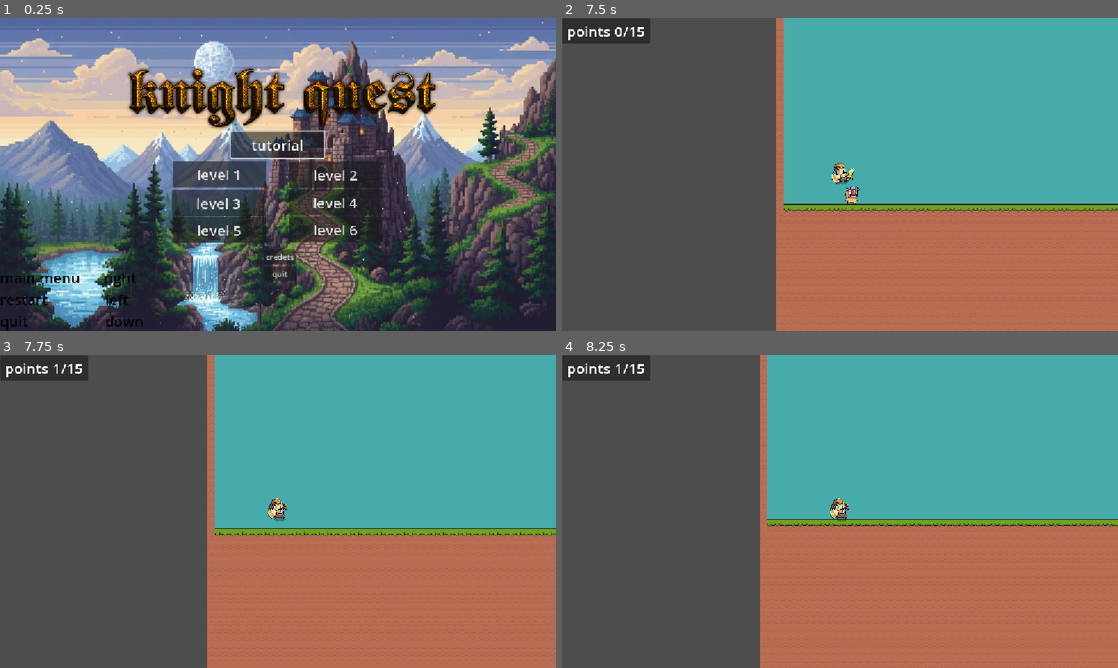
Above: before the commit, frames 1-4 (two rows, left to right).
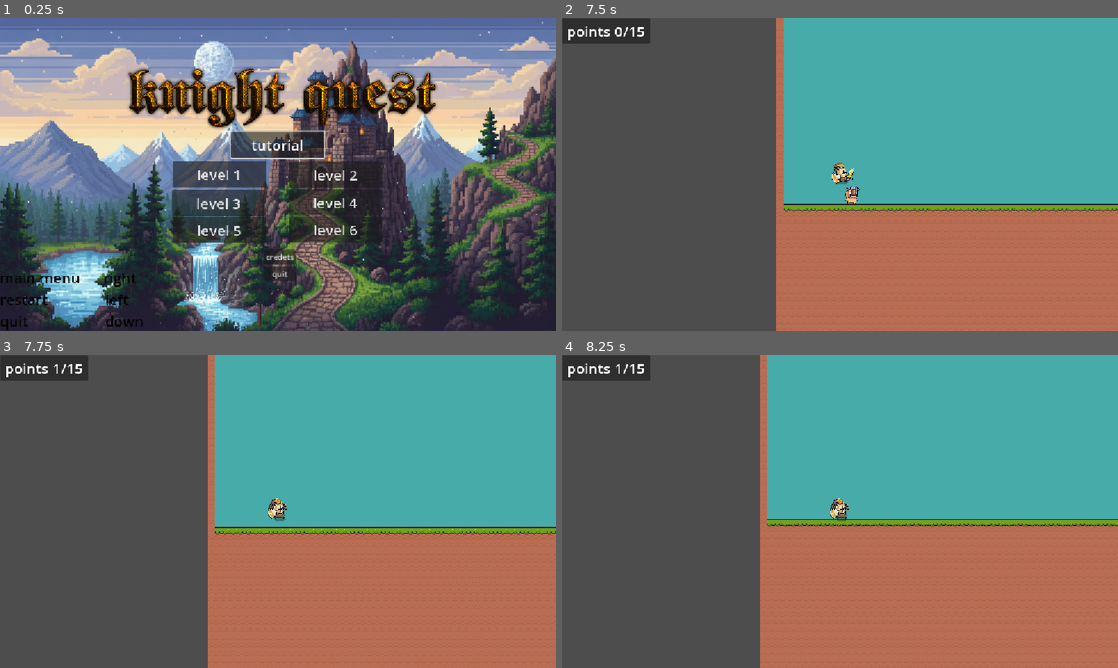
Above: after the commit, the same moments.

Repository: vandohman7/vans-first-game
Game: Godot game, scene res://scenes/main_menu.tscn
Same seed, same stepped clock (60 frames per second), same inputs: the game is played once before the commit and once after it.
Inputs:
- Up to frame 1 (0.25 s): no input
- Up to frame 2 (7.5 s): click "level 1" at 0.5 s; hold D (right) 1.28-2.78 s; tap E (attack) at 1.35, 2.1, 3.05, 3.6, 4.35, 5.3, 5.85, 6.6 s; tap Space (jump) at 1.52, 2.27, 3.77, 4.52, 5.27, 6.77 s; hold Shift (sprint) 2.78-3.53 s; hold A (left) 2.78-5.03 s; hold D (right) from 5.03 s (still down); tap Shift (sprint) at 5.1 s; hold Shift (sprint) from 7.28 s (still down)
- Up to frame 3 (7.75 s): keep holding D (right); keep holding Shift (sprint); tap Space (jump) at 7.52 s; tap E (attack) at 7.55 s
- Up to frame 4 (8.25 s): keep holding D (right); release Shift (sprint) at 8.03 s; tap E (attack) at 8.1 s

Frames 1-2 are identical in both runs. In frame 3, 1.1% of the frame differs, in the area x 37-100%, y 0-100%; in frame 4, nothing differs.

Commit message:
kinda working when you jump on their head

Diff:
--- a/scenes/collectablse/enemy.tscn
+++ b/scenes/collectablse/enemy.tscn
@@ -1,7 +1,9 @@
-[gd_scene load_steps=17 format=3 uid="uid://gd6lelmjptj0"]
+[gd_scene load_steps=19 format=3 uid="uid://gd6lelmjptj0"]
 
 [ext_resource type="Texture2D" uid="uid://8oresfx3a04x" path="res://Heart/Tiny Swords (Free Pack)/Pixel Adventure 1/Free/Main Characters/Mask Dude/Idle (32x32).png" id="1_7k104"]
 [ext_resource type="Script" uid="uid://dcbqffce7y1wd" path="res://scenes/scripts/enemy.gd" id="1_md0e3"]
+[ext_resource type="PackedScene" uid="uid://bvohutngysalv" path="res://scenes/components/health_component.tscn" id="3_0xr65"]
+[ext_resource type="PackedScene" uid="uid://c7rdgducx0q0n" path="res://scenes/components/hitbox_component.tscn" id="4_mxbal"]
 
 [sub_resource type="AtlasTexture" id="AtlasTexture_kek77"]
 atlas = ExtResource("1_7k104")
@@ -92,7 +94,7 @@
 size = Vector2(27, 29)
 
 [sub_resource type="RectangleShape2D" id="RectangleShape2D_4ra3w"]
-size = Vector2(29, 30)
+size = Vector2(29, 31)
 
 [node name="enemy" type="RigidBody2D"]
 script = ExtResource("1_md0e3")
@@ -109,10 +111,14 @@
 position = Vector2(4.5, -1.5)
 shape = SubResource("RectangleShape2D_4gyqm")
 
-[node name="Area2D" type="Area2D" parent="."]
+[node name="HealthComponent" parent="." instance=ExtResource("3_0xr65")]
+max_health = 1.0
 
-[node name="CollisionShape2D" type="CollisionShape2D" parent="Area2D"]
-position = Vector2(4.5, -2)
+[node name="HitboxComponent" parent="." node_paths=PackedStringArray("health_component") instance=ExtResource("4_mxbal")]
+health_component = NodePath("../HealthComponent")
+
+[node name="CollisionShape2D" type="CollisionShape2D" parent="HitboxComponent"]
+position = Vector2(4.5, -2.5)
 shape = SubResource("RectangleShape2D_4ra3w")
 
-[connection signal="body_entered" from="Area2D" to="." method="_on_area_2d_body_entered"]
+[connection signal="body_entered" from="HitboxComponent" to="." method="_on_hitbox_component_body_entered"]
--- /dev/null
+++ b/scenes/components/health_component.gd
@@ -0,0 +1,25 @@
+extends Node2D
+class_name HealthComponent
+
+@export_category('Stats')
+@export var max_health: float = 10
+var health: float = 10
+
+
+func _ready() -> void:
+	health = max_health
+
+func take_damage(amount: float):
+	health = health - amount
+	health_changed()
+
+func heal_damage(amount: float):
+	health = health + amount
+	health_changed()
+
+
+func health_changed():
+	health = clamp(health,0,max_health)
+	print(health)
+	if health <= 0:
+		get_parent().queue_free()
--- /dev/null
+++ b/scenes/components/health_component.tscn
@@ -0,0 +1,7 @@
+[gd_scene load_steps=2 format=3 uid="uid://bvohutngysalv"]
+
+[ext_resource type="Script" uid="uid://cwouhuyuxsh6a" path="res://scenes/components/health_component.gd" id="1_a1tyf"]
+
+[node name="HealthComponent" type="Node2D"]
+script = ExtResource("1_a1tyf")
+max_health = 100.0
--- /dev/null
+++ b/scenes/components/hitbox_component.gd
@@ -0,0 +1,8 @@
+extends Area2D
+class_name HitboxComponent
+
+@export var health_component: HealthComponent
+
+func damage(amount: float):
+	if health_component:
+		health_component.take_damage(amount)
--- /dev/null
+++ b/scenes/components/hitbox_component.tscn
@@ -0,0 +1,6 @@
+[gd_scene load_steps=2 format=3 uid="uid://c7rdgducx0q0n"]
+
+[ext_resource type="Script" uid="uid://b51kdg55m7obx" path="res://scenes/components/hitbox_component.gd" id="1_okvui"]
+
+[node name="HitboxComponent" type="Area2D"]
+script = ExtResource("1_okvui")
--- a/scenes/main_charicter.gd
+++ b/scenes/main_charicter.gd
@@ -4,11 +4,12 @@
 var JUMP_VELOCITY = -400.0
 #var howLongKeyPressed = 0
 var acceleration = 20
+
 @onready var sprite_2d = $Sprite2D
 
 var inAir = 0
 
-var entitiesInAttackRange: Array[Node2D] = []
+#var entitiesInAttackRange: Array[Node2D] = []
 
 var facing_dir: String = "right"
 var fastfall = false
@@ -81,8 +82,8 @@
 		isAttacking += delta
 
 	if (isAttacking > 0):
-		if entitiesInAttackRange.size():
-			pass
+		#if entitiesInAttackRange.size():
+			#pass
 			#for row in entitiesInAttackRange:
 				#destroy_node(row)
 			#destroy_node(entitiesInAttackRange[0])
@@ -161,20 +162,22 @@
 
 func _on_area_2d_body_entered(body: Node2D) -> void:
 	print('added ' + body.name)
-	var alreadyIn = entitiesInAttackRange.has(body)
-	var isSelf = body.name == "CharacterBody2D"
-
-	if not alreadyIn and not isSelf:
-		entitiesInAttackRange.push_front(body)
-	print(entitiesInAttackRange.size())
+	pass
+	#var alreadyIn = entitiesInAttackRange.has(body)
+	#var isSelf = body.name == "CharacterBody2D"
+		#
+	#if not alreadyIn and not isSelf:
+		#entitiesInAttackRange.push_front(body)
+	#print(entitiesInAttackRange.size())
 
 
 # Assumes this function is called with the Node2D reference you want to destroy.
 func destroy_node(target_node: Node2D):
-	if is_instance_valid(target_node):
-		print("Destroying node: ", target_node.name)
-		target_node.queue_free()
-	else:
-		# This handles cases where the node might have already been destroyed
-		# by something else just before this function was called.
-		print("Error: Target node is already invalid or destroyed.")
+	#if is_instance_valid(target_node):
+		#print("Destroying node: ", target_node.name)
+		#target_node.queue_free()
+	#else:
+		## This handles cases where the node might have already been destroyed
+		## by something else just before this function was called.
+		#print("Error: Target node is already invalid or destroyed.")
+	pass
--- a/scenes/main_charicter.tscn
+++ b/scenes/main_charicter.tscn
@@ -6,6 +6,8 @@
 [ext_resource type="Texture2D" uid="uid://bdvui86msfxq5" path="res://Heart/Tiny Swords (Free Pack)/Units/Yellow Units/Warrior/Warrior_Run.png" id="3_s5u5a"]
 [ext_resource type="Texture2D" uid="uid://xj6jiajpmh7w" path="res://Heart/Tiny Swords (Free Pack)/Units/Yellow Units/Warrior/Warrior_Guard.png" id="4_l3582"]
 [ext_resource type="PackedScene" uid="uid://5x0uondmcxpa" path="res://scenes/music.tscn" id="6_l3582"]
+[ext_resource type="Script" uid="uid://cwouhuyuxsh6a" path="res://scenes/components/health_component.gd" id="7_msvtj"]
+[ext_resource type="PackedScene" uid="uid://c7rdgducx0q0n" path="res://scenes/components/hitbox_component.tscn" id="8_2cj72"]
 
 [sub_resource type="AtlasTexture" id="AtlasTexture_dx2si"]
 atlas = ExtResource("2_0q8bm")
@@ -210,12 +212,12 @@
 "speed": 20.0
 }]
 
+[sub_resource type="RectangleShape2D" id="RectangleShape2D_er63p"]
+size = Vector2(24, 31.5)
+
 [sub_resource type="CapsuleShape2D" id="CapsuleShape2D_l3582"]
 radius = 12.0
 height = 28.0
-
-[sub_resource type="RectangleShape2D" id="RectangleShape2D_er63p"]
-size = Vector2(24, 31.5)
 
 [node name="CharacterBody2D" type="CharacterBody2D"]
 position = Vector2(10, 45)
@@ -232,19 +234,6 @@
 frame = 3
 frame_progress = 1.0
 
-[node name="Area2D" type="Area2D" parent="Sprite2D"]
-position = Vector2(-6.1802654, 1.4619293)
-scale = Vector2(1.6480687, 1.9492384)
-
-[node name="attack_hitbox" type="CollisionShape2D" parent="Sprite2D/Area2D"]
-position = Vector2(30.000004, 1)
-shape = SubResource("CapsuleShape2D_l3582")
-
-[node name="Area2D2" type="Area2D" parent="Sprite2D"]
-position = Vector2(43.261795, 3.4111671)
-collision_layer = 2
-collision_mask = 0
-
 [node name="CollisionShape2D" type="CollisionShape2D" parent="."]
 position = Vector2(3, 0)
 shape = SubResource("RectangleShape2D_er63p")
@@ -252,7 +241,16 @@
 [node name="music" parent="." instance=ExtResource("6_l3582")]
 position = Vector2(1, 0)
 
-[node name="CanvasLayer" type="CanvasLayer" parent="."]
+[node name="HealthComponent" type="Node2D" parent="."]
+script = ExtResource("7_msvtj")
+max_health = 100.0
+
+[node name="HitboxComponent" parent="." node_paths=PackedStringArray("health_component") instance=ExtResource("8_2cj72")]
+health_component = NodePath("../HealthComponent")
+
+[node name="attack_hitbox" type="CollisionShape2D" parent="HitboxComponent"]
+position = Vector2(29.000004, 1)
+scale = Vector2(0.99999994, 1)
+shape = SubResource("CapsuleShape2D_l3582")
 
 [connection signal="animation_finished" from="Sprite2D" to="." method="_on_sprite_2d_animation_finished"]
-[connection signal="body_entered" from="Sprite2D/Area2D" to="." method="_on_area_2d_body_entered"]
--- a/scenes/music.tscn
+++ b/scenes/music.tscn
@@ -1,6 +1,6 @@
 [gd_scene load_steps=2 format=3 uid="uid://5x0uondmcxpa"]
 
-[ext_resource type="AudioStream" uid="uid://bkt6pj1wk6c3w" path="res://other tut stuff/music/time_for_adventure.mp3" id="1_05ggv"]
+[ext_resource type="AudioStream" uid="uid://bkt6pj1wk6c3w" path="res://time_for_adventure.mp3" id="1_05ggv"]
 
 [node name="music" type="AudioStreamPlayer2D"]
 stream = ExtResource("1_05ggv")
--- a/scenes/scripts/enemy.gd
+++ b/scenes/scripts/enemy.gd
@@ -1,5 +1,6 @@
 extends RigidBody2D
 
+@onready var health_component: HealthComponent = $HealthComponent
 
 func _ready() -> void:
 	pass # Replace with function body.
@@ -16,14 +17,14 @@
 	pass
 # dad added this
 
-func _on_area_2d_body_entered(body: Node2D) -> void:
+func _on_hitbox_component_body_entered(body: Node2D) -> void:
+
+	print("the ", body.name, " is touching me!")
 	if (body.name == "CharacterBody2D"):
 		var y_delta = position.y - body.position.y
-
-
-		if (y_delta >15):
-			queue_free()
+		print("y_delta ", y_delta)
+		if (y_delta > 18):
+			health_component.take_damage(10)
 			game_manager.add_points(0)
 		else:
-
 			get_tree().reload_current_scene()
Binary file removed: other tut stuff/fonts/PixelOperator8-Bold.ttf
Not shown, removed: other tut stuff/fonts/PixelOperator8-Bold.ttf.import
Binary file removed: other tut stuff/fonts/PixelOperator8.ttf
Not shown, removed: other tut stuff/fonts/PixelOperator8.ttf.import
Not shown, removed: other tut stuff/music/time_for_adventure.mp3.import
Not shown, removed: other tut stuff/sounds/coin.wav.import
Not shown, removed: other tut stuff/sounds/explosion.wav.import
Not shown, removed: other tut stuff/sounds/hurt.wav.import
Not shown, removed: other tut stuff/sounds/jump.wav.import
Not shown, removed: other tut stuff/sounds/power_up.wav.import
Not shown, removed: other tut stuff/sounds/tap.wav.import
Binary file removed: other tut stuff/sprites/coin.png
(and 25 more such lines)
